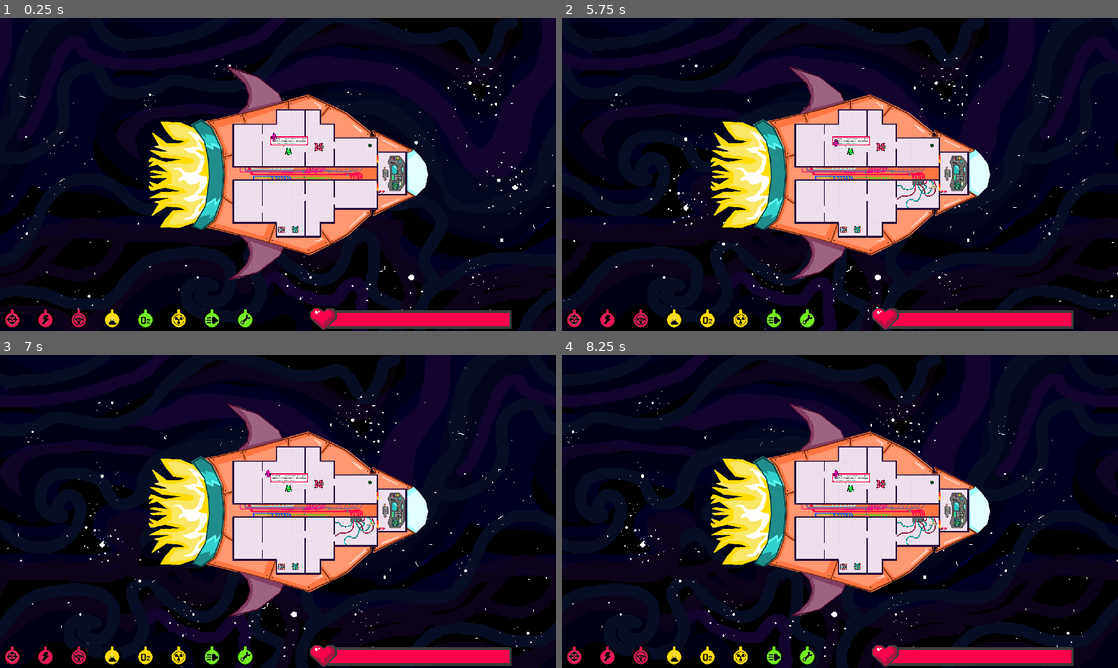
Above: before the commit, frames 1-4 (two rows, left to right).
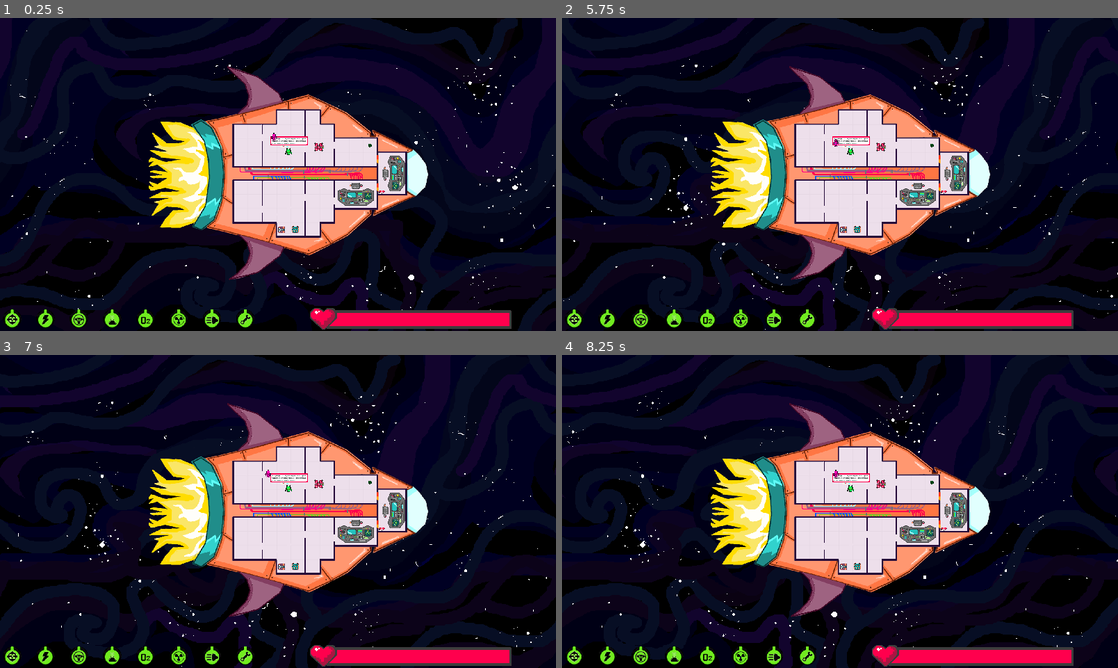
Above: after the commit, the same moments.

Repository: feargrinn/cyberiada2024
Game: Godot game, scene res://scenes/key_scenes/game.tscn
Same seed, same stepped clock (60 frames per second), same inputs: the game is played once before the commit and once after it.
Inputs:
- Up to frame 1 (0.25 s): no input
- Up to frame 2 (5.75 s): tap Enter (interact_B) at 0.5, 0.8, 1.35, 2.3, 3.8, 5.3 s; tap Space (interact_A) at 0.6, 1.55, 3.05, 4.55 s; tap S (A_dol) at 2.1 s; tap W (A_gora) at 2.85 s; tap A (A_lewo) at 3.6 s; tap D (A_prawo) at 4.35 s; tap Down (B_dol) at 5.1 s
- Up to frame 3 (7 s): tap Up (B_gora) at 5.85 s; tap Space (interact_A) at 6.05 s; tap Left (B_lewo) at 6.6 s; tap Enter (interact_B) at 6.8 s
- Up to frame 4 (8.25 s): tap Right (B_prawo) at 7.35 s; tap Space (interact_A) at 7.55, 8.1 s

The runs differ from the first frame. In frame 1, 0.8% of the frame differs, in the area x 0-68%, y 52-99%; in frame 2, 0.9%, in the area x 0-68%, y 51-99%; in frame 3, 0.9%; in frame 4, 0.9%.

Commit message:
items and electronics update
appimage or somth

Diff:
--- a/scenes/key_scenes/game.tscn
+++ b/scenes/key_scenes/game.tscn
@@ -83,13 +83,17 @@
 "name": &"broke",
 "speed": 5.0
 }, {
-"frames": [],
+"frames": [{
+"duration": 1.0,
+"texture": ExtResource("14_iqsbj")
+}],
 "loop": true,
 "name": &"non-vroke",
 "speed": 5.0
 }]
 
-[sub_resource type="RectangleShape2D" id="RectangleShape2D_qrbi7"]
+[sub_resource type="RectangleShape2D" id="RectangleShape2D_e0wth"]
+size = Vector2(0.41, 0.388964)
 
 [node name="gui" type="MarginContainer"]
 anchors_preset = 15
@@ -191,6 +195,22 @@
 position = Vector2(986, 439)
 polygon = PackedVector2Array(-16, 7.5, -16, -7.5, 16, -7.5, 16, 7.5)
 
+[node name="kable" type="Area2D" parent="game" groups=["interactable"]]
+position = Vector2(1229, 608)
+rotation = -3.14159
+script = ExtResource("28_yrode")
+
+[node name="Kabele" type="AnimatedSprite2D" parent="game/kable"]
+z_index = 1
+sprite_frames = SubResource("SpriteFrames_q4mcq")
+animation = &"non-vroke"
+flip_h = true
+
+[node name="CollisionShape2D" type="CollisionShape2D" parent="game/kable"]
+position = Vector2(-49.5, 23)
+scale = Vector2(100, 107.979)
+shape = SubResource("RectangleShape2D_e0wth")
+
 [node name="characterA" parent="game" instance=ExtResource("3_l4nfy")]
 position = Vector2(997, 447)
 script = ExtResource("4_y8s4w")
@@ -285,18 +305,3 @@
 offset_right = 343.0
 offset_bottom = 28.0
 color = Color(1, 0, 0.301961, 1)
-
-[node name="kable" type="Area2D" parent="."]
-position = Vector2(1229, 608)
-rotation = -3.14159
-script = ExtResource("28_yrode")
-
-[node name="Kabele" type="AnimatedSprite2D" parent="kable"]
-sprite_frames = SubResource("SpriteFrames_q4mcq")
-animation = &"non-vroke"
-flip_h = true
-
-[node name="CollisionShape2D" type="CollisionShape2D" parent="kable"]
-position = Vector2(1229, 608)
-rotation = 3.14159
-shape = SubResource("RectangleShape2D_qrbi7")
--- a/scenes/key_scenes/kabele.gd
+++ b/scenes/key_scenes/kabele.gd
@@ -1,20 +1,31 @@
 extends Area2D
-
+var cycles_to_next = 5
 
 # Called when the node enters the scene tree for the first time.
 func _ready() -> void:
 	var timer = Timer.new()
 	add_child(timer)
-	timer.start(randf_range(1,5))
+	timer.start(randf_range(5,8))
 	timer.connect("timeout", timeout)
 
 
 # Called every frame. 'delta' is the elapsed time since the previous frame.
 func _process(delta: float) -> void:
-	pass
+	if $Kabele.animation == 'broke':
+		Globals.energia -= 0.05
+
 
 func timeout():
-	$Kabele.animation = "broke"
+	if cycles_to_next == 0:
+		$Kabele.animation = "broke"
+	else:
+		cycles_to_next -=1
 
-func interact():
-	$Kabele.animation = "non-vroke"
+func interact(player):
+	var sprite = player.get_node_or_null("sprite")
+	print('p',sprite.texture.resource_path)
+	print('p2',"res://textures/itemy kluczowe/wrench_sprite_24x12.png")
+	if sprite and sprite.texture.resource_path == "res://textures/itemy kluczowe/wrench_sprite_24x12.png":
+		print('sjkdsdfjnkdsfhjkdcjdcsnkdscjndsjkdsjnkhjkdsfjkh')
+		$Kabele.animation = "non-vroke"
+		cycles_to_next += 5
--- a/scenes/smaller_scenes/wrench.tscn
+++ b/scenes/smaller_scenes/wrench.tscn
@@ -1,7 +1,7 @@
 [gd_scene load_steps=7 format=3 uid="uid://bhx5ge86pfjav"]
 
 [ext_resource type="Script" path="res://scripts/wrench.gd" id="1_5swg1"]
-[ext_resource type="Texture2D" uid="uid://ce32f720iuyxp" path="res://textures/wrench_sprite_24x12.png" id="2_pqs1x"]
+[ext_resource type="Texture2D" uid="uid://b6rwgokffu4xe" path="res://textures/itemy kluczowe/wrench_sprite_24x12.png" id="2_b43ic"]
 [ext_resource type="Texture2D" uid="uid://ckfrb6eol1ndx" path="res://textures/skrzynka1.png" id="3_c7p8j"]
 [ext_resource type="AudioStream" uid="uid://bmjr8mhp5jy5w" path="res://audio/podnoszenie klucza.mp3" id="4_wowo1"]
 [ext_resource type="AudioStream" uid="uid://6qrhqix854t2" path="res://audio/kładzenie klucza.mp3" id="5_ofk8w"]
@@ -17,7 +17,7 @@
 
 [node name="sprite" type="Sprite2D" parent="."]
 z_index = 1
-texture = ExtResource("2_pqs1x")
+texture = ExtResource("2_b43ic")
 
 [node name="Sprite2D" type="Sprite2D" parent="."]
 texture = ExtResource("3_c7p8j")
--- a/scripts/Globals.gd
+++ b/scripts/Globals.gd
@@ -11,5 +11,5 @@
 var lab = 40
 var o2 = 100
 var reaktor = 60
-var silnik = 70
-var workshop = 80
+var silnik = 100
+var workshop = 100
--- a/scripts/character_b.gd
+++ b/scripts/character_b.gd
@@ -26,5 +26,7 @@
 func try_to_interact():
 	#print(get_tree().get_nodes_in_group("interactable"))
 	for area in get_tree().get_nodes_in_group("interactable"):
+		#print(area)
 		if area.overlaps_body(self):
 			area.interact(self)
+			#print('shjdbadshjkjhkadshjkadjhkd')
--- a/scripts/game.gd
+++ b/scripts/game.gd
@@ -9,14 +9,14 @@
 	Globals.overall_health = 100
 
 #dużo statystyk varowych (0-100)
-	Globals.cisnienie = 10
-	Globals.energia = 20
-	Globals.kokpit = 30
-	Globals.lab = 40
+	Globals.cisnienie = 100
+	Globals.energia = 100
+	Globals.kokpit = 100
+	Globals.lab = 100
 	Globals.o2 = 100
-	Globals.reaktor = 60
-	Globals.silnik = 70
-	Globals.workshop = 80
+	Globals.reaktor = 100
+	Globals.silnik = 100
+	Globals.workshop = 100
 
 
 func _process(_delta: float) -> void:
@@ -66,7 +66,7 @@
 			#prosze o zignorowanie poprzednich dwoch komentarzy. były one nie na miejscu jak xle wysuniete linijki kodu
 			pass
 	Globals.urgency += 0.01
-	Globals.o2 -= 0.1
+	#Globals.o2 -= 0.05
 	#print(Globals.o2)
 	$"../MarginContainer/HBoxContainer/Control/Sprite2D/ColorRect".size.x = 645 * Globals.overall_health/100
 	if Globals.overall_health <= 0:
--- a/scripts/wrench.gd
+++ b/scripts/wrench.gd
@@ -6,6 +6,7 @@
 	var sprite = get_node_or_null("sprite")
 	if sprite and not player.get_node_or_null("sprite"):
 		$AudioStreamPlayer.play()
+		nie(self)
 		remove_child(sprite)
 		player.add_child(sprite)
 	elif player.get_node_or_null("sprite") and not get_node_or_null("sprite"):
@@ -18,4 +19,5 @@
 	if body.name != "TileMapLayer":
 		get_node_or_null("sprite").modulate= Color("125aff")
 func nie(_body = null):
-	get_node_or_null("sprite").modulate= Color("ffffff")
+	if(get_node_or_null("sprite")):
+		get_node_or_null("sprite").modulate= Color("ffffff")
Not shown, added: ogieni.png.import
Not shown, added: silnik_dół.png.import
Not shown, added: silnik_góra.png.import
Not shown, changed: gamejam_working.exe
Not shown, changed: gamejam_working.pck
